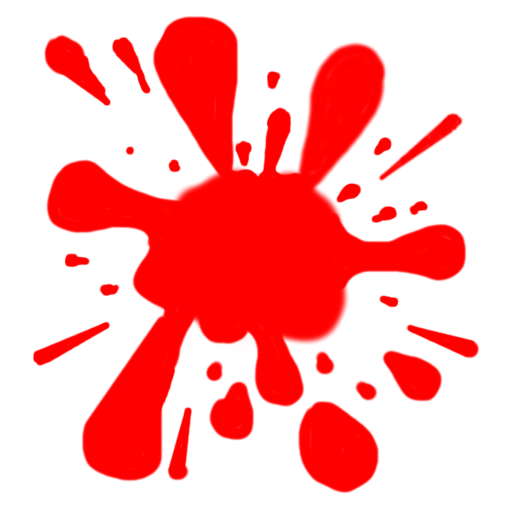
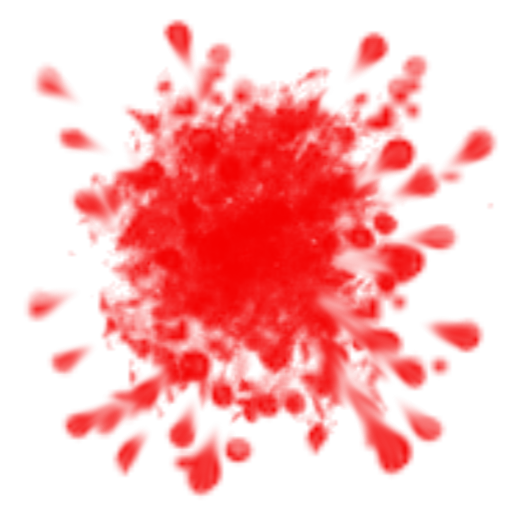
Layers edited between the first and the second 512×512 image:
renamed "Layer" to "Layer #1", painted on it over [23, 15, 499, 500]
